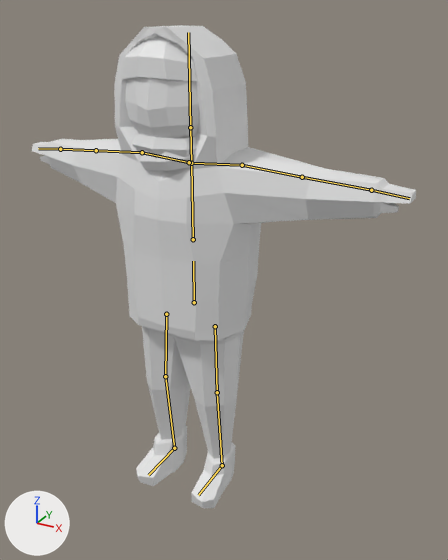
What one commit did to the FBX model Characters/GirlTRig.fbx.
Both versions are drawn from a 50 mm lens placed at (2.88, -4.27, 4.66), pointed at (0.47, 0.1, 2.48). Arrows for +X, +Y and +Z are at lower left; the lights stay in place. The older version comes first. The bones that change, and the others that lie on the model, are drawn over the model as lines.
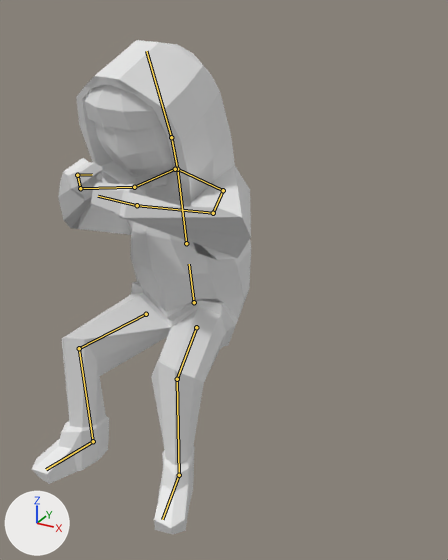
The newer file adds an action. The first version stands in its rest pose; the second is drawn at frame 1 of the action 'Armature|Smoking'.

Pixel boxes (x1, y1, x2, y2) of what changed, in the pictures (448 x 560 px):
'Torus.002', posed (43% narrower)
    before: (32, 25, 416, 509)
    after: (32, 40, 251, 534)
bone 'hip', root to tip
    before: (194, 302) to (193, 261)
    after: (194, 302) to (189, 264)
bone 'spine', root to tip
    before: (193, 239) to (191, 163)
    after: (186, 243) to (177, 169)
bone 'neck', root to tip
    before: (191, 163) to (190, 127)
    after: (177, 169) to (171, 137)
bone 'head', root to tip
    before: (190, 127) to (188, 32)
    after: (171, 137) to (146, 51)
bone 'r.upperarm', root to tip
    before: (191, 163) to (242, 165)
    after: (177, 169) to (223, 190)
bone 'r.arm', root to tip
    before: (242, 165) to (302, 177)
    after: (223, 190) to (213, 213)
bone 'r.arm.001', root to tip
    before: (302, 177) to (371, 190)
    after: (213, 213) to (137, 205)
bone 'r.hand', root to tip
    before: (371, 190) to (409, 198)
    after: (137, 205) to (98, 196)
bone 'l.leg', root to tip
    before: (189, 162) to (142, 152)
    after: (175, 169) to (134, 187)
bone 'l.arm.002', root to tip
    before: (142, 152) to (96, 150)
    after: (134, 187) to (80, 188)
bone 'l.arm.003', root to tip
    before: (96, 150) to (60, 149)
    after: (80, 188) to (77, 175)
bone 'l.hand.001', root to tip
    before: (60, 149) to (38, 148)
    after: (77, 175) to (92, 174)
bone 'l.leg.000', root to tip
    before: (166, 314) to (165, 376)
    after: (146, 314) to (79, 348)
bone 'l.leg.001', root to tip
    before: (165, 376) to (174, 448)
    after: (79, 348) to (93, 441)
bone 'l.foot', root to tip
    before: (174, 448) to (148, 475)
    after: (93, 441) to (46, 469)
bone 'r.leg.002', root to tip
    before: (215, 326) to (217, 392)
    after: (196, 327) to (177, 379)
bone 'r.leg.003', root to tip
    before: (217, 392) to (222, 465)
    after: (177, 379) to (179, 475)
bone 'r.foot.001', root to tip
    before: (222, 465) to (198, 495)
    after: (179, 475) to (162, 519)

Patch to the scene script:
```diff
--- a/Characters/GirlTRig.fbx.py
+++ b/Characters/GirlTRig.fbx.py
@@ bone_hip @@
 bone_hip = bpy.data.objects['Armature'].pose.bones['hip']
-bone_hip.rotation_quaternion = (1.0, 0.0, 0.0, 0.0)  # degrees (0, 0, 0)
+bone_hip.rotation_quaternion = (0.997, 0.076, -0.014, 0.007)  # degrees (9, -2, 1)
@@ bone_spine @@
 bone_spine = bpy.data.objects['Armature'].pose.bones['spine']  # child of 'hip'
-bone_spine.rotation_quaternion = (1.0, 0.0, 0.0, 0.0)  # degrees (0, 0, 0)
+bone_spine.rotation_quaternion = (1.0, -0.006, -0.008, -0.003)  # degrees (-1, -1, 0)
@@ bone_neck @@
 bone_neck = bpy.data.objects['Armature'].pose.bones['neck']  # child of 'spine'
-bone_neck.rotation_quaternion = (1.0, 0.0, 0.0, 0.0)  # degrees (0, 0, 0)
+bone_neck.rotation_quaternion = (0.994, 0.094, -0.038, -0.042)  # degrees (11, -4, -5)
@@ bone_head @@
 bone_head = bpy.data.objects['Armature'].pose.bones['head']  # child of 'neck'
-bone_head.rotation_quaternion = (1.0, 0.0, 0.0, 0.0)  # degrees (0, 0, 0)
+bone_head.rotation_quaternion = (0.998, 0.054, 0.032, 0.011)  # degrees (6, 4, 1)
@@ bone_r_upperarm @@
 bone_r_upperarm = bpy.data.objects['Armature'].pose.bones['r.upperarm']  # child of 'spine'
-bone_r_upperarm.rotation_quaternion = (1.0, 0.0, 0.0, 0.0)  # degrees (0, 0, 0)
+bone_r_upperarm.rotation_quaternion = (0.982, 0.08, 0.107, -0.131)  # degrees (8, 13, -14)
@@ bone_r_arm @@
 bone_r_arm = bpy.data.objects['Armature'].pose.bones['r.arm']  # child of 'r.upperarm'
-bone_r_arm.rotation_quaternion = (1.0, 0.0, 0.0, 0.0)  # degrees (0, 0, 0)
+bone_r_arm.rotation_quaternion = (0.838, 0.499, -0.113, 0.189)  # degrees (59, -22, 13)
@@ bone_r_arm_001 @@
 bone_r_arm_001 = bpy.data.objects['Armature'].pose.bones['r.arm.001']  # child of 'r.arm'
-bone_r_arm_001.rotation_quaternion = (1.0, 0.0, 0.0, 0.0)  # degrees (0, 0, 0)
+bone_r_arm_001.rotation_quaternion = (0.691, 0.639, -0.259, -0.217)  # degrees (87, -5, -39)
@@ bone_r_hand @@
 bone_r_hand = bpy.data.objects['Armature'].pose.bones['r.hand']  # child of 'r.arm.001'
-bone_r_hand.rotation_quaternion = (1.0, 0.0, 0.0, 0.0)  # degrees (0, 0, 0)
+bone_r_hand.rotation_quaternion = (0.937, 0.004, -0.329, -0.114)  # degrees (6, -38, -16)
@@ bone_l_leg @@
 bone_l_leg = bpy.data.objects['Armature'].pose.bones['l.leg']  # child of 'spine'
-bone_l_leg.rotation_quaternion = (1.0, 0.0, 0.0, 0.0)  # degrees (0, 0, 0)
+bone_l_leg.rotation_quaternion = (0.963, 0.06, -0.077, 0.252)  # degrees (4, -10, 29)
@@ bone_l_arm_002 @@
 bone_l_arm_002 = bpy.data.objects['Armature'].pose.bones['l.arm.002']  # child of 'l.leg'
-bone_l_arm_002.rotation_quaternion = (1.0, 0.0, 0.0, 0.0)  # degrees (0, 0, 0)
+bone_l_arm_002.rotation_quaternion = (0.758, 0.544, 0.018, -0.36)  # degrees (63, 25, -35)
@@ bone_l_arm_003 @@
 bone_l_arm_003 = bpy.data.objects['Armature'].pose.bones['l.arm.003']  # child of 'l.arm.002'
-bone_l_arm_003.rotation_quaternion = (1.0, 0.0, 0.0, 0.0)  # degrees (0, 0, 0)
+bone_l_arm_003.rotation_quaternion = (0.713, 0.576, 0.39, 0.088)  # degrees (88, 27, 40)
@@ bone_l_hand_001 @@
 bone_l_hand_001 = bpy.data.objects['Armature'].pose.bones['l.hand.001']  # child of 'l.arm.003'
-bone_l_hand_001.rotation_quaternion = (1.0, 0.0, 0.0, 0.0)  # degrees (0, 0, 0)
+bone_l_hand_001.rotation_quaternion = (0.977, 0.004, -0.046, 0.207)  # degrees (-1, -5, 24)
@@ bone_l_leg_000 @@
 bone_l_leg_000 = bpy.data.objects['Armature'].pose.bones['l.leg.000']  # child of 'hip'
-bone_l_leg_000.location = (0.0, 0.0, 0.0)
-bone_l_leg_000.rotation_quaternion = (1.0, 0.0, 0.0, 0.0)  # degrees (0, 0, 0)
+bone_l_leg_000.location = (0.01, -0.2, 0.34)
+bone_l_leg_000.rotation_quaternion = (0.689, 0.708, 0.138, -0.063)  # degrees (93, 16, 7)
@@ bone_l_leg_001 @@
 bone_l_leg_001 = bpy.data.objects['Armature'].pose.bones['l.leg.001']  # child of 'l.leg.000'
-bone_l_leg_001.rotation_quaternion = (1.0, 0.0, 0.0, 0.0)  # degrees (0, 0, 0)
+bone_l_leg_001.rotation_quaternion = (0.774, -0.633, -0.004, -0.007)  # degrees (-79, -1, 0)
@@ bone_l_foot @@
 bone_l_foot = bpy.data.objects['Armature'].pose.bones['l.foot']  # child of 'l.leg.001'
-bone_l_foot.rotation_quaternion = (1.0, 0.0, 0.0, 0.0)  # degrees (0, 0, 0)
+bone_l_foot.rotation_quaternion = (0.998, -0.065, -0.018, 0.0)  # degrees (-7, -2, 0)
@@ bone_r_leg_002 @@
 bone_r_leg_002 = bpy.data.objects['Armature'].pose.bones['r.leg.002']  # child of 'hip'
-bone_r_leg_002.location = (0.0, 0.0, 0.0)
-bone_r_leg_002.rotation_quaternion = (1.0, 0.0, 0.0, 0.0)  # degrees (0, 0, 0)
+bone_r_leg_002.location = (-0.01, -0.19, 0.32)
+bone_r_leg_002.rotation_quaternion = (0.685, 0.704, -0.168, 0.079)  # degrees (93, -20, -8)
@@ bone_r_leg_003 @@
 bone_r_leg_003 = bpy.data.objects['Armature'].pose.bones['r.leg.003']  # child of 'r.leg.002'
-bone_r_leg_003.rotation_quaternion = (1.0, 0.0, 0.0, 0.0)  # degrees (0, 0, 0)
+bone_r_leg_003.rotation_quaternion = (0.775, -0.632, 0.005, 0.008)  # degrees (-78, 1, 0)
@@ bone_r_foot_001 @@
 bone_r_foot_001 = bpy.data.objects['Armature'].pose.bones['r.foot.001']  # child of 'r.leg.003'
-bone_r_foot_001.rotation_quaternion = (1.0, 0.0, 0.0, 0.0)  # degrees (0, 0, 0)
+bone_r_foot_001.rotation_quaternion = (0.998, -0.064, 0.02, 0.0)  # degrees (-7, 2, 0)
```
